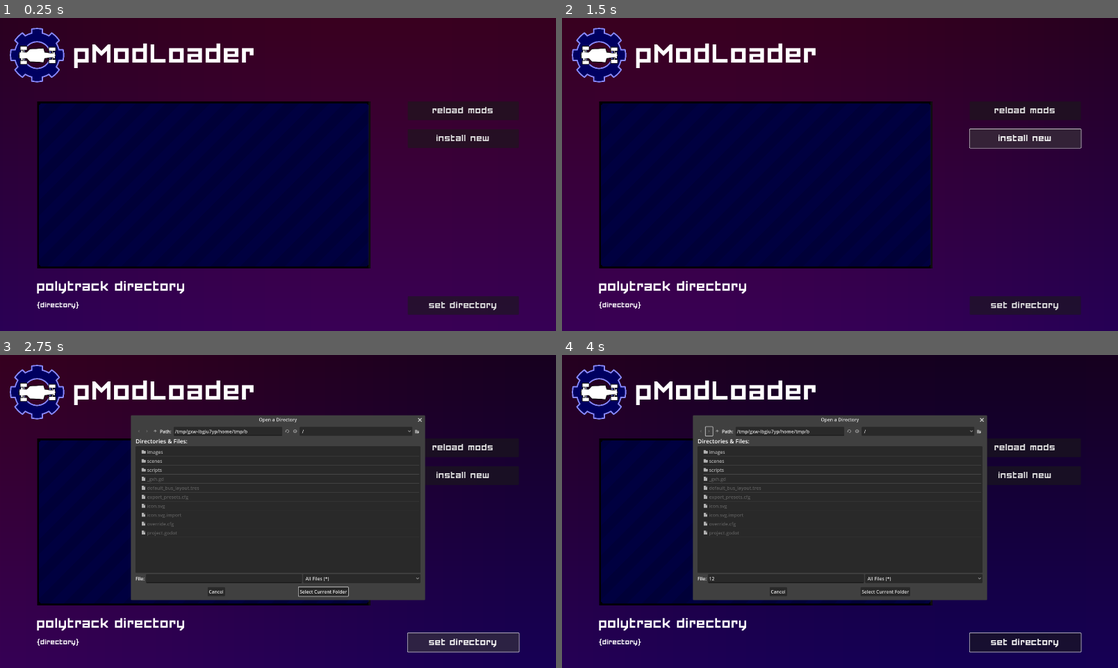
Above: before the commit, frames 1-4 (two rows, left to right).
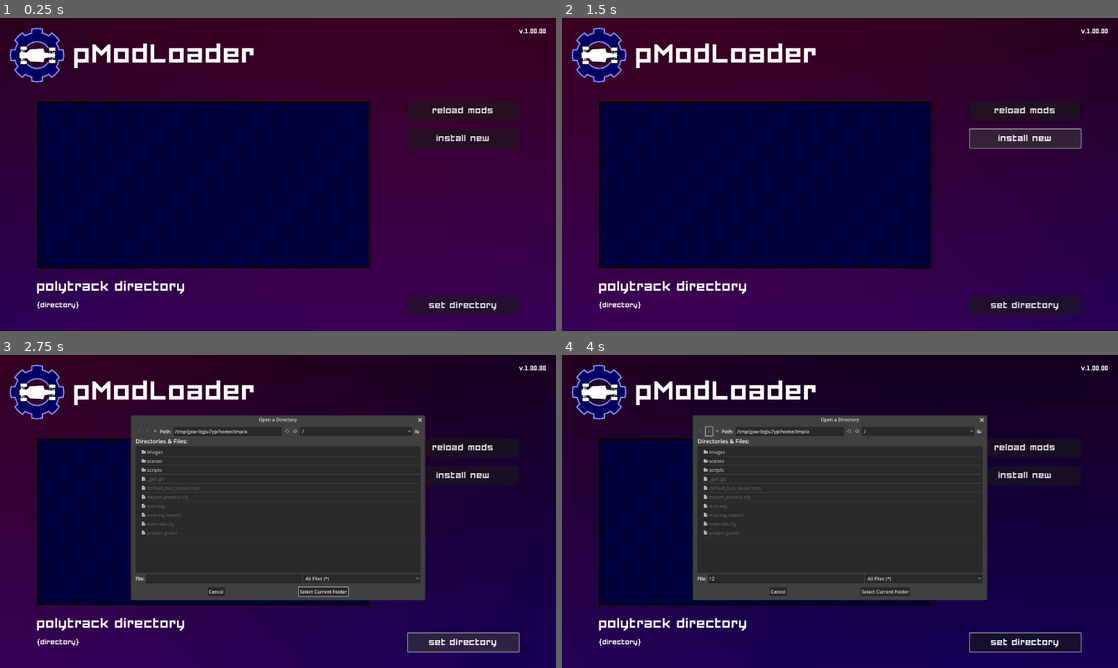
Above: after the commit, the same moments.

Repository: beatrixwashere/pModLoader
Game: Godot game, scene res://scenes/main.tscn
The game is run twice, just before and just after one commit, with the same random seed, the same clock (stepped at 60 frames per second) and the same inputs.
Inputs (mouse positions are in pixels of both pictures, inside the frame that each line leads up to):
- Up to frame 1 (0.25 s): no input
- Up to frame 2 (1.5 s): click "install new" at 0.5 s; click "install new" at 1.25 s
- Up to frame 3 (2.75 s): click "set directory" at 2 s
- Up to frame 4 (4 s): click (784, 577) at 2.77 s; type "12" at 2.85 s; click (706, 430) at 3.5 s

The runs differ from the first frame. In frame 1, less than 0.1% of the frame differs, in the area x 93-99%, y 3-5%; in frame 2, less than 0.1%; in frame 3, less than 0.1%, in the area x 44-99%, y 3-26%; in frame 4, less than 0.1%.

Commit message:
add version number to menu

Diff:
--- a/project.godot
+++ b/project.godot
@@ -11,7 +11,7 @@
 [application]
 
 config/name="pModLoader"
-config/version="1.0.00"
+config/version="1.00.00"
 run/main_scene="res://scenes/main.tscn"
 config/features=PackedStringArray("4.2", "GL Compatibility")
 boot_splash/bg_color=Color(0, 0, 0.25098, 1)
--- a/scenes/main.tscn
+++ b/scenes/main.tscn
@@ -42,12 +42,22 @@
 layout_mode = 0
 offset_left = 256.0
 offset_top = 64.0
-offset_right = 1792.0
+offset_right = 1024.0
 offset_bottom = 192.0
 theme_override_fonts/font = ExtResource("3_1el7t")
 theme_override_font_sizes/font_size = 120
 text = "pModLoader"
 vertical_alignment = 1
+
+[node name="version" type="Label" parent="header"]
+offset_left = 1632.0
+offset_top = 34.0
+offset_right = 1888.0
+offset_bottom = 96.0
+theme_override_fonts/font = ExtResource("3_1el7t")
+theme_override_font_sizes/font_size = 30
+text = "v.1.00.00"
+horizontal_alignment = 2
 
 [node name="loader" type="Control" parent="."]
 anchors_preset = 0
